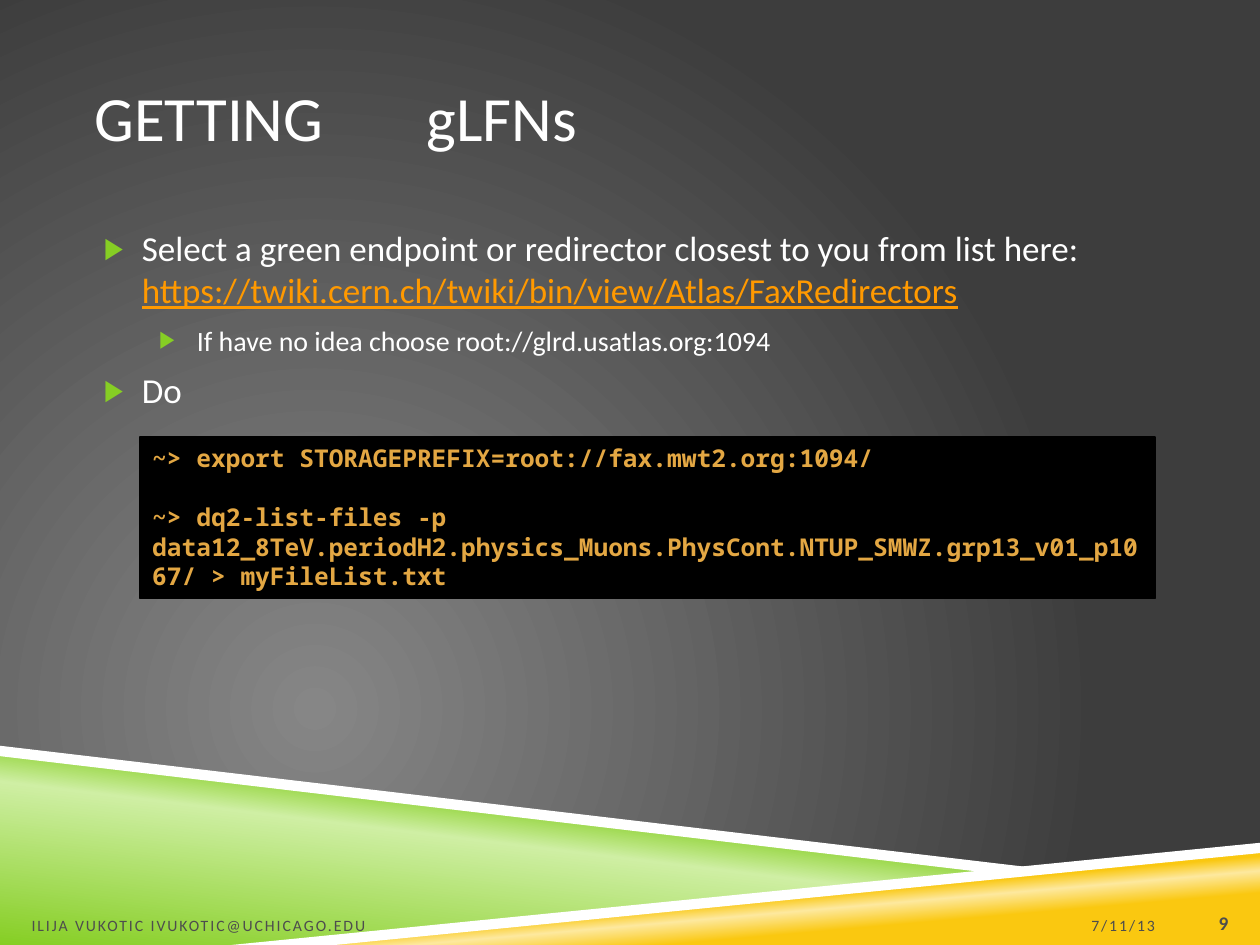
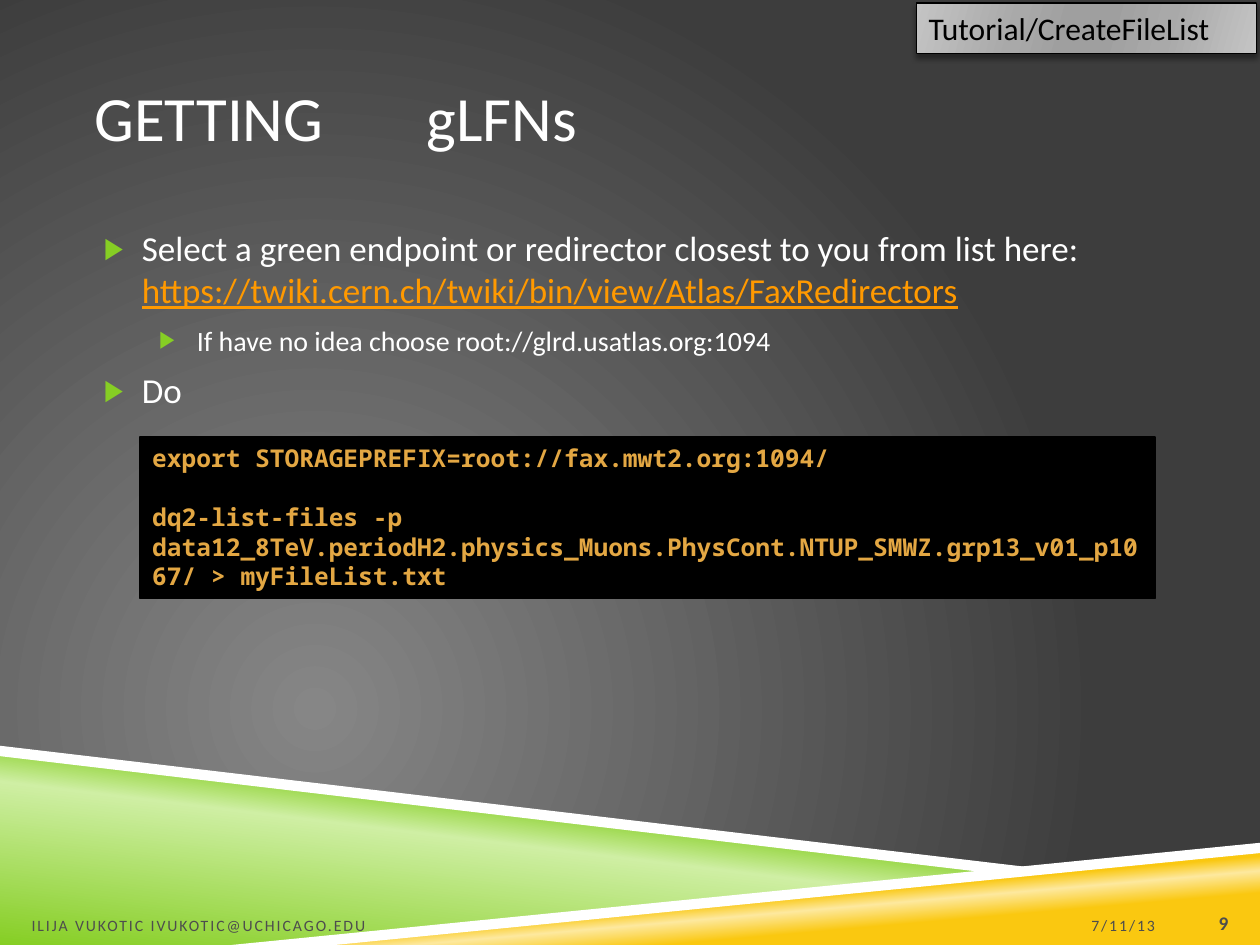
Before and after one commit to ivukotic/Tutorial, a slide deck: slide 9 of Tutorial.pptx. Drawn at 1260x945 pixels with LibreOffice and Linux fonts; fonts in the diff are those of the drawing; background and template pictures are left out. Boxes give left, top, right and bottom in pixels: in the first picture for what was removed or moved away, otherwise in the second. Text is boxed around its words. In the diff, an @@ line names an element or a change of style, - is before the commit and + after.

```diff
--- a/Tutorial.pptx
+++ b/Tutorial.pptx
@@ rectangle added at (916, 3, 1256, 53), fill gradient #C5C5C5 to #A9A9A9 to #A0A0A0, outline #000000 0.75 pt, 18 pt, text #000000 @@
+Tutorial/CreateFileList
@@ text in rectangle at (152, 448, 1138, 591): text changed @@
-~> export STORAGEPREFIX=root://fax.mwt2.org:1094/
-~> dq2-list-files -p data12_8TeV.periodH2.physics_Muons.PhysCont.NTUP_SMWZ.grp13_v01_p1067/ > myFileList.txt
+export STORAGEPREFIX=root://fax.mwt2.org:1094/
+dq2-list-files -p data12_8TeV.periodH2.physics_Muons.PhysCont.NTUP_SMWZ.grp13_v01_p1067/ > myFileList.txt
```
Also in this commit, not shown: 5 other slides changed, 1 slide added, 1 other file.
